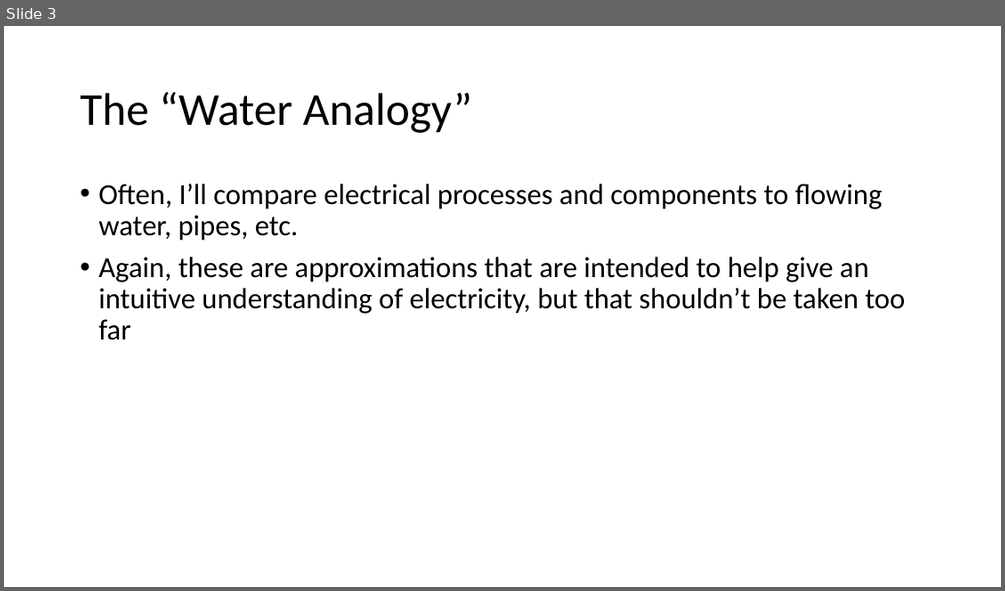
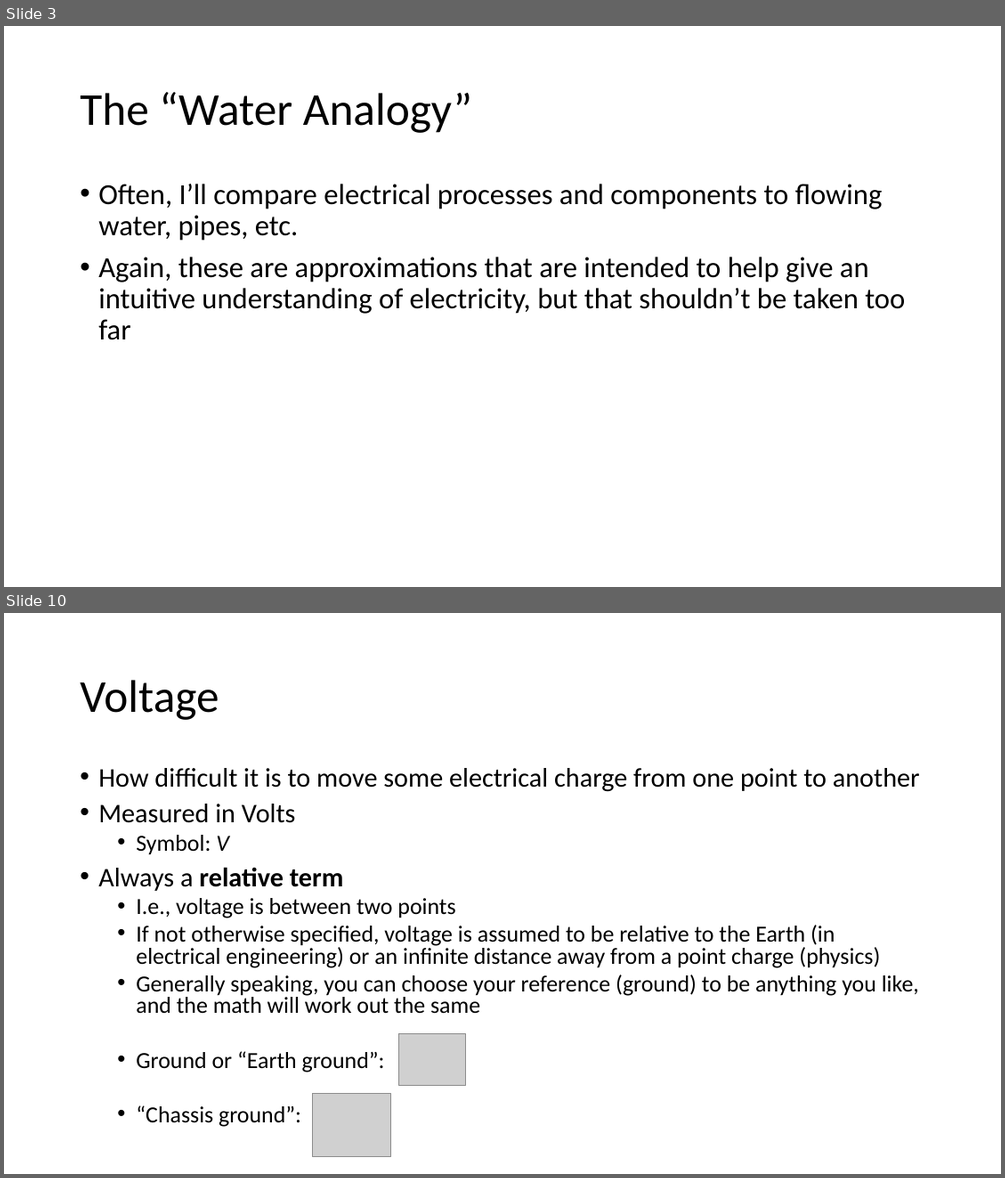
Before and after one commit to carlosgj/FRC-Training, a slide deck: Electronics 101.pptx. Shown one above the other, each under a label of ours: slide 3 before the commit, slides 3 and 10 after it; the slides between them are not shown. The pictures are 1005x591 and 1005x1178 pixels, drawn with LibreOffice and Linux fonts; fonts in the diff are those of the drawing; grey boxes stand for pictures. Boxes give left, top, right and bottom in pixels: in the first picture for what was removed or moved away, otherwise in the second. Text is boxed around its words. In the diff, an @@ line names an element or a change of style, - is before the commit and + after.

```diff
--- a/Electronics 101.pptx
+++ b/Electronics 101.pptx
@@ slide 10 added at (x1=4, y1=613, x2=1001, y2=1174), background #FFFFFF @@
@@ title added at (x1=80, y1=680, x2=218, y2=720), 44 pt, text #000000 @@
+Voltage
@@ text added at (x1=98, y1=768, x2=920, y2=1127), 22.2 pt, text #000000 @@
+• How difficult it is to move some electrical charge from one point to another
+• Measured in Volts
+  • Symbol: V
+• Always a relative term
+  • I.e., voltage is between two points
+  • If not otherwise specified, voltage is assumed to be relative to the Earth (in electrical engineering) or an infinite distance away from a point charge (physics)
+  • Generally speaking, you can choose your reference (ground) to be anything you like, and the math will work out the same
+  • Ground or “Earth ground”:
+  • “Chassis ground”:
@@ picture added at (x1=399, y1=1033, x2=465, y2=1085) @@
@@ picture added at (x1=312, y1=1093, x2=390, y2=1157) @@
```
Also in this commit, not shown: 4 slides changed, 10 other slides added.
